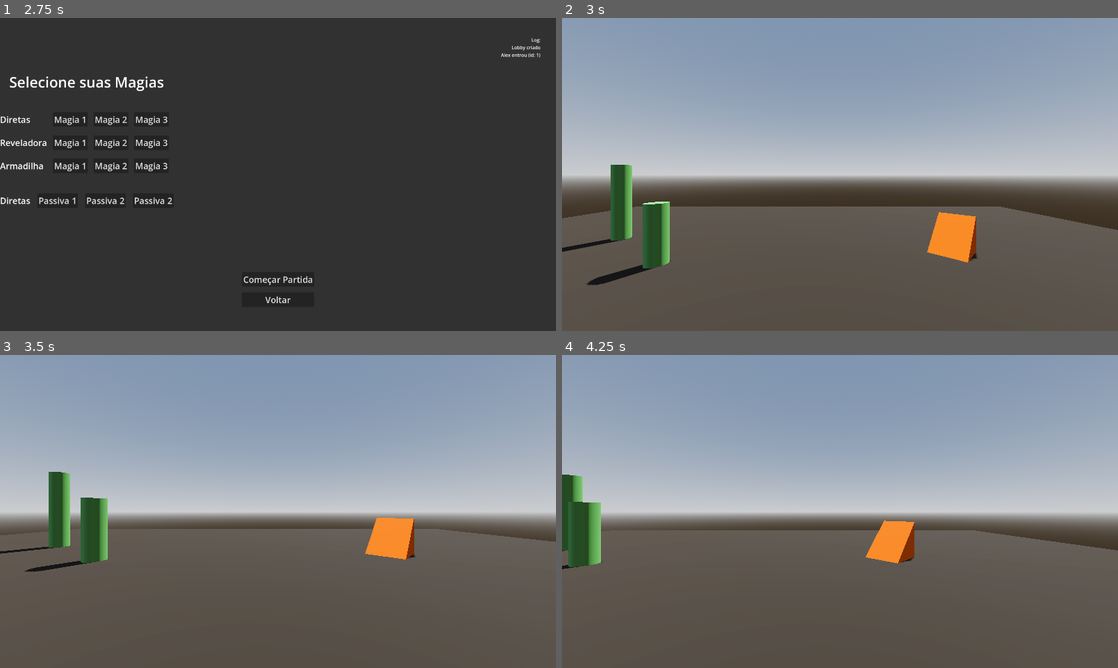
Above: before the commit, frames 1-4 (two rows, left to right).
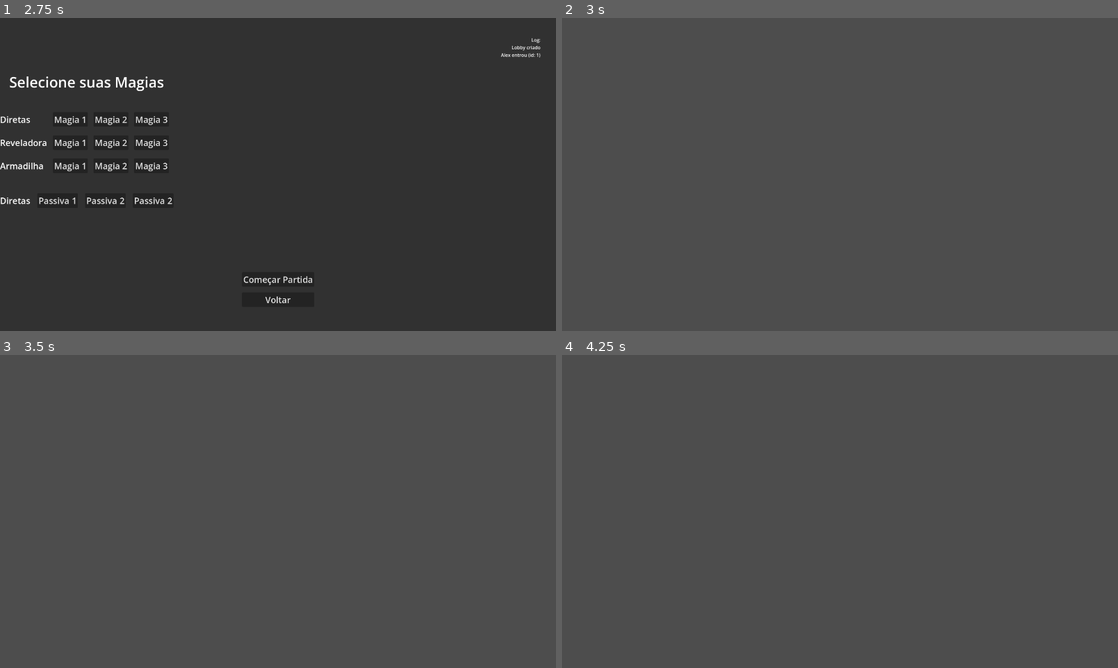
Above: after the commit, the same moments.

Repository: Isaaa43/Saudavel-e-Balanceado
Game: Godot game, scene res://cenas/main_game.tscn
Two runs of this game, one before a commit and one after it. Both use one fixed random seed, a clock stepped at 60 frames per second and the inputs below.
Inputs (mouse positions are in pixels of both pictures, inside the frame that each line leads up to):
- Up to frame 1 (2.75 s): click (278, 224) at 0.52 s; type "Alex" at 0.6 s; click "Jogar" at 1.25 s; click "Host" at 2 s
- Up to frame 2 (3 s): click "Começar Partida" at 2.75 s
- Up to frame 3 (3.5 s): no input
- Up to frame 4 (4.25 s): move the mouse to (962, 495) at 3.52 s; hold D (direita) from 3.53 s (still down); click (962, 495) at 3.67 s; tap Space (pular) at 3.77 s

Frame 1 is identical in both runs. In frame 2, 61% of the frame differs, in the area x 0-100%, y 0-86%; in frame 3, 56%; in frame 4, 57%.
Error after the commit: Invalid assignment of property or key 'dados_jogador' with value of type 'Resource (DadosJogador)' on a base object of type 'CharacterBody3D (Jogador)'. (res:/…

Commit message:
Trocado nome de network_game para jogadores_adm

Diff:
--- a/luta-magos/cenas/game/game_adm.tscn
+++ b/luta-magos/cenas/game/game_adm.tscn
@@ -1,20 +1,20 @@
 [gd_scene format=3 uid="uid://cm7rbbwccvpap"]
 
 [ext_resource type="Script" uid="uid://bxvj6lh72p8f" path="res://scripts/game/game_adm.gd" id="1_3lst8"]
-[ext_resource type="Script" uid="uid://bmrb05718ew1j" path="res://scripts/network/network_game.gd" id="2_j0w0j"]
+[ext_resource type="Script" uid="uid://bmrb05718ew1j" path="res://scripts/network/jogadores_adm.gd" id="2_j0w0j"]
 [ext_resource type="PackedScene" uid="uid://cydaaeay0mfes" path="res://cenas/game/mapas/mapa_teste.tscn" id="3_viw2k"]
 
 [node name="GameAdm" type="Node" unique_id=773607251]
 script = ExtResource("1_3lst8")
 
-[node name="NetworkGame" type="Node" parent="." unique_id=931206517]
+[node name="JogadoresAdm" type="Node" parent="." unique_id=931206517]
 script = ExtResource("2_j0w0j")
 
-[node name="MultiplayerSpawnerJogadores" type="MultiplayerSpawner" parent="NetworkGame" unique_id=1118713620]
+[node name="MultiplayerSpawnerJogadores" type="MultiplayerSpawner" parent="JogadoresAdm" unique_id=1118713620]
 _spawnable_scenes = PackedStringArray("uid://cqojyxy8t78mg")
 spawn_path = NodePath("../Jogadores")
 
-[node name="Jogadores" type="Node" parent="NetworkGame" unique_id=215918608]
+[node name="Jogadores" type="Node" parent="JogadoresAdm" unique_id=215918608]
 
 [node name="MapaAdm" type="Node" parent="." unique_id=1537938729]
 
--- a/luta-magos/scripts/network/network_game.gd
+++ b/luta-magos/scripts/network/jogadores_adm.gd
@@ -11,6 +11,7 @@
 	print("spawnar_jogador dados: ", dados_jog, " id: ", peer_id)
 	var jogador : Jogador = JOGADOR.instantiate()
 	jogador.name = str(peer_id)
+	jogador.dados_jogador = dados_jog
 
 	jogadores.add_child(jogador, true)
 
Renamed: luta-magos/scripts/network/network_game.gd.uid -> luta-magos/scripts/network/jogadores_adm.gd.uid
